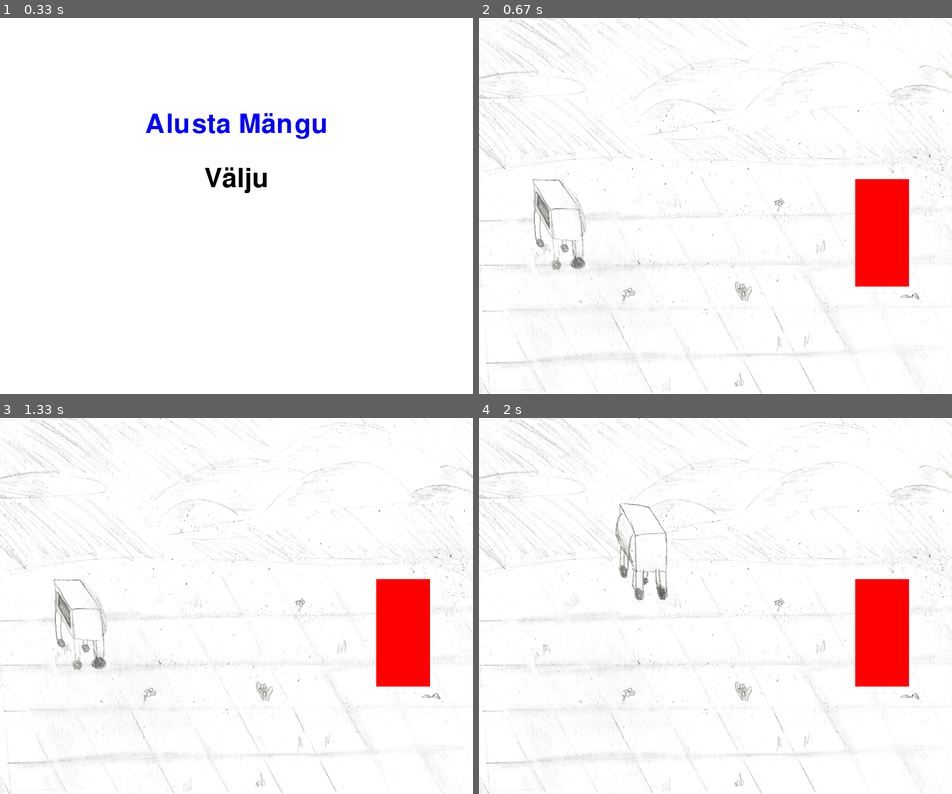
Above: before the commit, frames 1-4 (two rows, left to right).
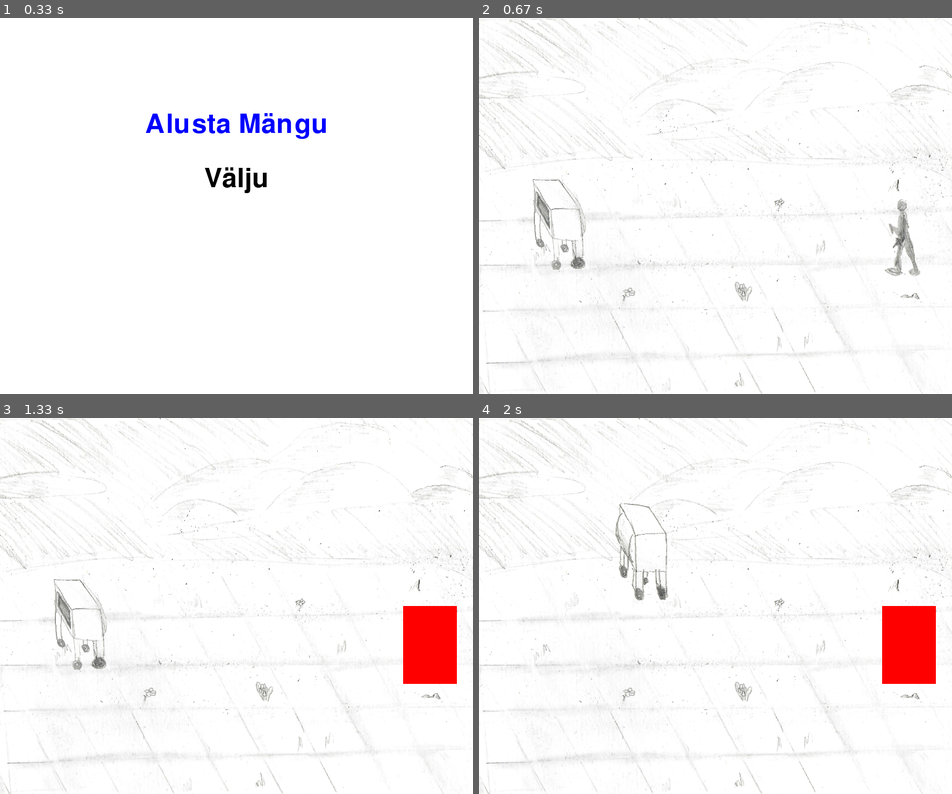
Above: after the commit, the same moments.

Repository: ReinUrmet/pygame_kooliprojekti_mang
Game: pygame game, started from main.py
Two runs of this game, one before a commit and one after it. Both use one fixed random seed, a clock stepped at 60 frames per second and the inputs below.
Inputs (mouse positions are in pixels of both pictures, inside the frame that each line leads up to):
- Up to frame 1 (0.33 s): no input
- Up to frame 2 (0.67 s): press the mouse at (715, 127) at 0.37 s; move the mouse to (767, 160) at 0.47 s; release the mouse at (824, 198) at 0.6 s
- Up to frame 3 (1.33 s): click (425, 639) at 0.72 s; press the mouse at (430, 643) at 1.03 s; move the mouse to (255, 579) at 1.13 s; release the mouse at (75, 515) at 1.27 s
- Up to frame 4 (2 s): hold Up 1.33-1.63 s; hold Right from 1.67 s (still down)

Frame 1 is identical in both runs. In frame 2, 3.4% of the frame differs, in the area x 79-94%, y 42-72%; in frame 3, 3.2%; in frame 4, 3.2%.

Commit message:
panin vastase natukene liikuma, laskma, surema

Diff:
--- /dev/null
+++ b/bullets.py
@@ -0,0 +1,34 @@
+import pygame
+import os
+
+class Bullet:
+    def __init__(self, x, y, speed_x, speed_y, sprite_path="Sprites/kuul.png", size=10):
+        self.rect = pygame.Rect(x, y, size, size)
+        self.speed_x = speed_x
+        self.speed_y = speed_y
+
+        # Load the sprite
+        if os.path.exists(sprite_path):
+            self.sprite = pygame.image.load(sprite_path)
+            self.sprite = pygame.transform.scale(self.sprite, (size, size))  # Scale to bullet size
+        else:
+            print(f"Warning: {sprite_path} not found. Using default color.")
+            self.sprite = None  # Fallback if image is not found
+
+        self.color = (255, 0, 0)  # Default color if no sprite
+
+    def move(self):
+        """Move the bullet based on its speed."""
+        self.rect.x += self.speed_x
+        self.rect.y += self.speed_y
+
+    def render(self, screen):
+        """Draw the bullet using the sprite or as a rectangle."""
+        if self.sprite:
+            screen.blit(self.sprite, self.rect.topleft)
+        else:
+            pygame.draw.rect(screen, self.color, self.rect)
+
+    def off_screen(self, width, height):
+        """Check if the bullet goes off screen."""
+        return self.rect.x < 0 or self.rect.x > width or self.rect.y < 0 or self.rect.y > height
--- a/enemy.py
+++ b/enemy.py
@@ -1,44 +1,113 @@
 import pygame
 from object import Objekt
+from bullets import Bullet
+
+FPS = 60
 
 class Enemy(Objekt):
-    def __init__(self, x, y, width, height, color=(255, 0, 0), pos=None, screen=None):
-        # Initialize the parent class (Objekt)
-        super().__init__(sprite=None, pos=[x, y], speed=[0, 0], width=width)
+    def __init__(self, x, y, width, height, color=(255, 0, 0), pos=None, *, screen=None):
+        super().__init__(sprite="man_side.png", pos=[x, y], speed=[2, 2], width=width)
+        self.rect = self.sprite.get_rect()
+        self.rect.topleft = (x, y)
+        self.color = color
+        self.screen = screen
+        self.shoot_timer = 0
+        self.bullets = []
+        self.walk_change = 0
+        self.current_action = "walk"
+        self.original_speed = self.speed[:]
+        self.dead = False
+        self.death_timer = 0
 
-        # Create a surface for the enemy
-        self.image = pygame.Surface((width, height))
-        self.image.fill(color)  # Set initial color of the enemy
+    def update(self, player_pos, screen_width, screen_height):
+        """Update enemy logic, movement, and animations."""
+        if not self.dead:  # Skip updates if the enemy is dead
+            if self.current_action == "walk":
+                self.rect.x += self.speed[0]
+                self.rect.y += self.speed[1]
 
-        # Set the rectangle for positioning
-        self.rect = self.image.get_rect()
-        self.rect.x = x
-        self.rect.y = y
+                # Reverse direction if hitting screen edges
+                if self.rect.left <= 0 or self.rect.right >= screen_width:
+                    self.speed[0] *= -1
+                if self.rect.top <= 0 or self.rect.bottom >= screen_height:
+                    self.speed[1] *= -1
 
-        # Additional enemy-specific attributes
-        self.direction = None
-        self.pos = pos or [0, 0]
+            # Handle animations
+            self.handle_animation()
 
-        # Reference to the screen for rendering
-        self.screen = screen
+            # Shooting logic
+            self.shoot_timer += 1
+            if self.shoot_timer >= 120:
+                self.shoot(player_pos)
+                self.shoot_timer = 0
+        else:
+            self.death_timer += 1
+            if self.death_timer >= FPS * 3:  # 3 seconds
+                return True  # Mark for removal
+        return False
+
+    def handle_animation(self):
+        """Update the enemy's animation based on its action."""
+        if self.dead:
+            self.change_sprite("man_death.png")  # Death animation frame
+        elif self.current_action == "walk" and abs(self.speed[0]) > 0:
+            self.walk_change += 1
+            if self.walk_change <= 10:
+                self.change_sprite("man_side.png")
+            elif self.walk_change <= 20:
+                self.change_sprite("man_side2.png")
+            if self.walk_change > 20:
+                self.walk_change = 0
+        elif self.current_action == "shoot":
+            self.change_sprite("man_shoot.png")
+
+    def shoot(self, player_pos):
+        """Shoot a bullet toward the player's position."""
+        if self.dead:
+            return
+        self.speed = [0, 0]
+        self.current_action = "shoot"
+
+        bullet_speed = 5
+        dx = player_pos[0] - self.rect.centerx
+        dy = player_pos[1] - self.rect.centery
+        distance = max(1, (dx**2 + dy**2) ** 0.5)
+        speed_x = (dx / distance) * bullet_speed
+        speed_y = (dy / distance) * bullet_speed
+        new_bullet = Bullet(self.rect.centerx, self.rect.centery, speed_x, speed_y)
+        self.bullets.append(new_bullet)
+
+        pygame.time.set_timer(pygame.USEREVENT, 300)
+
+    def handle_shoot_event(self):
+        """Resume movement after shooting animation."""
+        if not self.dead:
+            self.speed = self.original_speed[:]
+            self.current_action = "walk"
 
     def render(self):
-        self.screen.blit(self.image, self.rect.topleft)  # Draw the enemy using self.image
+        """Draw the enemy and its bullets."""
+        if self.dead:
+            pygame.draw.rect(self.screen, self.color, self.rect)
+        else:
+            self.screen.blit(self.sprite, self.rect.topleft)
+            for bullet in self.bullets:
+                bullet.render(self.screen)
 
     def play_animation(self, direction):
-        # Depending on the direction, change the animation
+        """Change the enemy's appearance based on the cutting direction."""
         if direction == 'left':
-            self.image.fill((255, 0, 0))  # Red for left
+            self.color = (255, 0, 0)  # Red for left
         elif direction == 'right':
-            self.image.fill((0, 255, 0))  # Green for right
+            self.color = (0, 255, 0)  # Green for right
         elif direction == 'up':
-            self.image.fill((0, 0, 255))  # Blue for up
+            self.color = (0, 0, 255)  # Blue for up
         elif direction == 'down':
-            self.image.fill((255, 255, 0))  # Yellow for down
-        else:
-            self.image.fill((255, 0, 0))  # Default red
+            self.color = (255, 255, 0)  # Yellow for down
+        self.dead = True  # Mark the enemy as dead
 
     def calculate_direction(self, strokes):
+        """Calculate the direction of the line drawn by the pencil."""
         if not strokes:
             return None
 
@@ -50,17 +119,6 @@
         print(f"Start: {start_point}, End: {end_point}, dx: {dx}, dy: {dy}")  # Debugging
 
         if abs(dx) > abs(dy):  # Horizontal line
-            if dx > 0:
-                print("Direction: right")  # Debug
-                return 'right'
-            else:
-                print("Direction: left")  # Debug
-                return 'left'
-
+            return 'right' if dx > 0 else 'left'
         else:  # Vertical line
-            if dy > 0:
-                print("Direction: down")  # Debug
-                return 'down'
-            else:
-                print("Direction: up")  # Debug
-                return 'up'
+            return 'down' if dy > 0 else 'up'
--- a/main.py
+++ b/main.py
@@ -29,7 +29,6 @@
 roheline = (0, 255, 0)
 punane = (255, 0, 0)
 
-
 # Põhimenüü käivitamine
 action = main_menu(aken)
 if action == "start_game":
@@ -44,6 +43,9 @@
 pintsel = Pintsel("pencil.png", width=200)
 vastane = Enemy(700, 300, 100, 200, (255, 0, 0), [500, 300], screen=aken)
 
+# Player Health
+player_health = 100
+
 # Mängu tsükkel
 joonistab = False
 strokes = []
@@ -56,7 +58,13 @@
     time += 1
     taust.render()
     to_render.append(mikro)
-    to_render.append(vastane)
+
+    # Update and render the enemy
+    if vastane:
+        if vastane.update(mikro.pos, ekraan_laius, ekraan_pikkus):  # If update returns True, remove enemy
+            vastane = None
+        else:
+            vastane.render()
 
     if joonistab:
         pintsel.render()
@@ -82,7 +90,19 @@
 
     fv.big_render(to_render)
 
-    vastane.render()
+    # Render bullets and check for collisions with the player
+    if vastane:
+        for bullet in vastane.bullets:
+            bullet.move()
+            bullet.render(aken)
+            if bullet.rect.colliderect(pygame.Rect(mikro.pos[0], mikro.pos[1], mikro.width, mikro.width)):
+                player_health -= 10
+                vastane.bullets.remove(bullet)
+                print(f"Mikro tervis: {player_health}")
+                if player_health <= 0:
+                    print("Mäng läbi!")
+                    pygame.quit()
+                    sys.exit()
 
     for stroke in strokes:
         stroke.render()
@@ -94,6 +114,10 @@
         if event.type == pygame.QUIT or event.type == pygame.KEYDOWN and event.key == pygame.K_ESCAPE:
             pygame.quit()
             sys.exit()
+
+        if event.type == pygame.USEREVENT:  # Resume movement after shooting
+            if vastane:
+                vastane.handle_shoot_event()
 
         # klaviatuuri nupp alla
         elif event.type == pygame.KEYDOWN:
@@ -144,8 +168,21 @@
         elif event.type == pygame.MOUSEBUTTONUP:
             if event.button == pygame.BUTTON_LEFT:
                 joonistab = False
-                direction = vastane.calculate_direction(strokes)
-                vastane.play_animation(direction)
+
+                collided = False
+                for stroke in strokes:
+                    stroke_rect = pygame.Rect(stroke.pos[0], stroke.pos[1], brush_size, brush_size)
+                    if vastane and vastane.rect.colliderect(stroke_rect):
+                        collided = True
+                        break
+
+                if collided:  # Only process direction if there is a collision
+                    direction = vastane.calculate_direction(strokes)
+                    print(f"Cut direction: {direction}")  # Debugging
+
+                    if direction:
+                        vastane.play_animation(direction)  # Change appearance based on the direction
+
                 strokes = []
 
     # Uuendame ekraani
